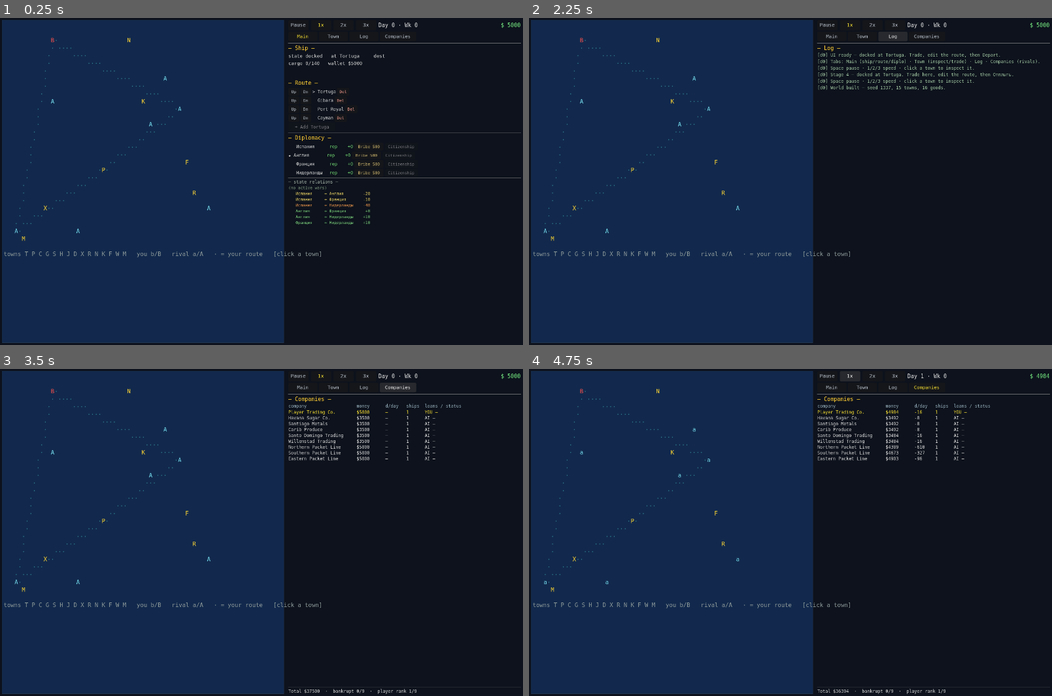
Above: before the commit, frames 1-4 (two rows, left to right).
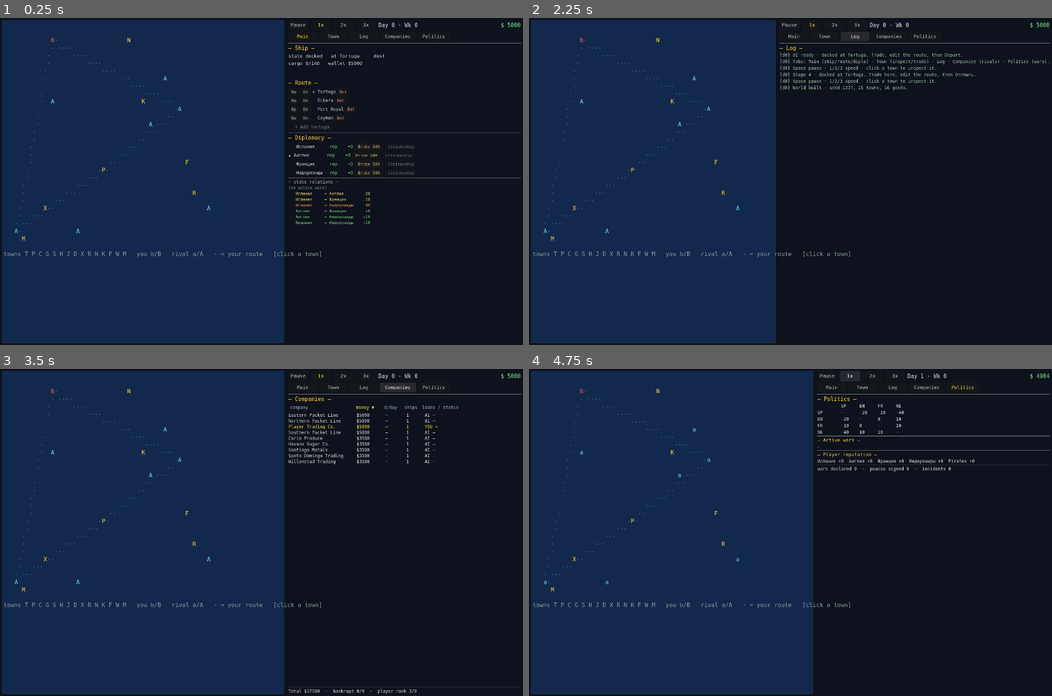
Above: after the commit, the same moments.

Repository: Xilleet/caribbean_trade
Game: Godot game, scene res://main.tscn
Same seed, same stepped clock (60 frames per second), same inputs: the game is played once before the commit and once after it.
Inputs (mouse positions are in pixels of both pictures, inside the frame that each line leads up to):
- Up to frame 1 (0.25 s): no input
- Up to frame 2 (2.25 s): click "Main" at 0.5 s; click "Town" at 1.25 s; click "Log" at 2 s
- Up to frame 3 (3.5 s): click "Companies" at 2.75 s
- Up to frame 4 (4.75 s): click (963, 388) at 3.5 s, where only the run after the commit has a clickable "Politics"; click "1x" at 4.25 s

The runs differ from the first frame. In frame 1, less than 0.1% of the frame differs, in the area x 80-85%, y 5-7%; in frame 2, 8.5%, in the area x 47-100%, y 0-100%; in frame 3, 1.3%; in frame 4, 1.5%.

Commit message:
add Politics screen

Diff:
--- a/ui/game_ui.gd
+++ b/ui/game_ui.gd
@@ -1,11 +1,11 @@
 extends Control
 
-## Stage UI-4 game_ui — the right-column controller with a 4-page tab switch.
+## Stage UI-4 game_ui — the right-column controller with a 5-page tab switch.
 ##
 ## UI-1 split the static parts into scenes (hud/town_panel/event_log/world_map)
 ## and UI-1-fix made their roots real Containers so they lay out. UI-3 added a
 ## 3-button tab bar (Main/Town/Log) so the player navigates between views
-## instead of scrolling one giant column. UI-4 adds the first aggregate screen:
+## instead of scrolling one giant column. UI-4 adds two aggregate screens:
 ##
 ##   Main page      — Ship readout + Route + Diplomacy (the player's daily ops).
 ##                   Route/Diplo are still built in code here; a later stage will
@@ -16,16 +16,20 @@
 ##                   itself), keeps buffering while hidden.
 ##   Companies page — CompaniesPanel. Self-contained (subscribes to
 ##                   EventBus.day_advanced itself). Lists every company in the
-##                   world with money / day-delta / fleet / loans / bankrupt —
-##                   the first screen that shows the competition, which the old
-##                   UI never exposed.
+##                   world with money / day-delta / fleet / loans / bankrupt,
+##                   sortable by clicking the column headers.
+##   Politics page  — PoliticsPanel. Self-contained (subscribes to
+##                   EventBus.day_advanced itself). 4x4 state relations matrix,
+##                   active wars list, player reputation, war/peace/incident
+##                   counters — the diplomatic overview the old Diplo section
+##                   (per-state player rep only) never gave.
 ##
 ## HUD stays visible on every page (speed/day/money are global). Selecting a
 ## town or docking flips to the Town page automatically; the tab buttons are
-## the way back to Main / Log / Companies. Companies is an overview screen, so
-## it is never auto-selected. No economic state is held here — same reads
-## (WorldState / SimulationClock) and same EventBus emissions as before, so
-## determinism and money conservation are unaffected.
+## the way back to Main / Log / Companies / Politics. Companies and Politics
+## are overview screens, so they are never auto-selected. No economic state is
+## held here — same reads (WorldState / SimulationClock) and same EventBus
+## emissions as before, so determinism and money conservation are unaffected.
 ##
 ## The public surface main.gd / AsciiMap relied on is unchanged: select_town
 ## and the _on_* signal handlers.
@@ -34,6 +38,7 @@
 const TAB_TOWN: int = 1
 const TAB_LOG: int = 2
 const TAB_COMPANIES: int = 3
+const TAB_POLITICS: int = 4
 
 var _controller: Node = null          # the Main root node (owns the engine)
 var _selected_town: String = "tortuga"
@@ -42,16 +47,18 @@
 # Static view nodes from the scene (sub-scene internals via their scripts).
 # Stage UI-3: TownPanel and EventLog moved under Pages/{TownPage,LogPage};
 # Ship/Route/Diplo moved under Pages/MainPage. UI-4: CompaniesPanel under
-# Pages/CompaniesPage.
+# Pages/CompaniesPage, PoliticsPanel under Pages/PoliticsPage.
 @onready var _hud: Control = $Split/Right/HUD
 @onready var _tab_main_btn: Button = %TabMain
 @onready var _tab_town_btn: Button = %TabTown
 @onready var _tab_log_btn: Button = %TabLog
 @onready var _tab_companies_btn: Button = %TabCompanies
+@onready var _tab_politics_btn: Button = %TabPolitics
 @onready var _main_page: VBoxContainer = %MainPage
 @onready var _town_page: VBoxContainer = %TownPage
 @onready var _log_page: VBoxContainer = %LogPage
 @onready var _companies_page: VBoxContainer = %CompaniesPage
+@onready var _politics_page: VBoxContainer = %PoliticsPage
 @onready var _town_panel: Control = $Split/Right/Pages/TownPage/TownPanel
 @onready var _ship_body: Label = %ShipBody
 @onready var _route_panel: VBoxContainer = %RouteSlot
@@ -78,14 +85,16 @@
 	_ship_body.add_theme_color_override("font_color", Color(0.85, 0.85, 0.85))
 	_ship_body.custom_minimum_size = Vector2(0.0, 70.0)
 	# UI-3: theme the tab buttons (same font/size as HUD speed buttons) and wire
-	# them. Active-tab highlight is applied by _set_tab. UI-4 adds Companies.
-	for b in [_tab_main_btn, _tab_town_btn, _tab_log_btn, _tab_companies_btn]:
+	# them. Active-tab highlight is applied by _set_tab. UI-4 adds Companies +
+	# Politics.
+	for b in [_tab_main_btn, _tab_town_btn, _tab_log_btn, _tab_companies_btn, _tab_politics_btn]:
 		b.add_theme_font_override("font", f)
 		b.add_theme_font_size_override("font_size", 13)
 	_tab_main_btn.pressed.connect(_set_tab.bind(TAB_MAIN))
 	_tab_town_btn.pressed.connect(_set_tab.bind(TAB_TOWN))
 	_tab_log_btn.pressed.connect(_set_tab.bind(TAB_LOG))
 	_tab_companies_btn.pressed.connect(_set_tab.bind(TAB_COMPANIES))
+	_tab_politics_btn.pressed.connect(_set_tab.bind(TAB_POLITICS))
 	# The AsciiMap is now a sub-scene; wire its town_selected signal here (it
 	# used to be wired in _build_layout right after .new()).
 	var map: AsciiMap = $Split/WorldMap
@@ -100,7 +109,7 @@
 	_refresh_all()
 	_set_tab(TAB_MAIN)
 	EventBus.message.emit("UI ready — docked at Tortuga. Trade, edit the route, then Depart.")
-	EventBus.message.emit("Tabs: Main (ship/route/diplo) · Town (inspect/trade) · Log · Companies (rivals).")
+	EventBus.message.emit("Tabs: Main (ship/route/diplo) · Town (inspect/trade) · Log · Companies (rivals) · Politics (wars).")
 	EventBus.message.emit("Space pause · 1/2/3 speed · click a town to inspect it.")
 
 # -------------------------------------------------------------- tab switching --
@@ -114,6 +123,7 @@
 	_town_page.visible = (idx == TAB_TOWN)
 	_log_page.visible = (idx == TAB_LOG)
 	_companies_page.visible = (idx == TAB_COMPANIES)
+	_politics_page.visible = (idx == TAB_POLITICS)
 	var active_color := Color(1.0, 0.9, 0.2)
 	var idle_color := Color(0.75, 0.78, 0.82)
 	_tab_main_btn.add_theme_color_override("font_color",
@@ -124,6 +134,8 @@
 			active_color if idx == TAB_LOG else idle_color)
 	_tab_companies_btn.add_theme_color_override("font_color",
 			active_color if idx == TAB_COMPANIES else idle_color)
+	_tab_politics_btn.add_theme_color_override("font_color",
+			active_color if idx == TAB_POLITICS else idle_color)
 
 # ----------------------------------------------------------------- public api --
 
--- a/ui/game_ui.tscn
+++ b/ui/game_ui.tscn
@@ -6,6 +6,7 @@
 [ext_resource type="PackedScene" path="res://ui/panels/town_panel.tscn" id="4_townpanel"]
 [ext_resource type="PackedScene" path="res://ui/log/event_log.tscn" id="5_eventlog"]
 [ext_resource type="PackedScene" path="res://ui/panels/companies_panel.tscn" id="6_companies"]
+[ext_resource type="PackedScene" path="res://ui/panels/politics_panel.tscn" id="7_politics"]
 
 [node name="GameUI" type="Control"]
 script = ExtResource("1_gameui")
@@ -62,6 +63,11 @@
 unique_name_in_owner = true
 text = "Companies"
 custom_minimum_size = Vector2(100, 26)
+
+[node name="TabPolitics" type="Button" parent="Split/Right/TabBar"]
+unique_name_in_owner = true
+text = "Politics"
+custom_minimum_size = Vector2(90, 26)
 
 [node name="Sep1" type="HSeparator" parent="Split/Right"]
 theme_override_constants/separation = 2
@@ -131,3 +137,13 @@
 
 [node name="CompaniesPanel" parent="Split/Right/Pages/CompaniesPage" instance=ExtResource("6_companies")]
 size_flags_vertical = 3
+
+[node name="PoliticsPage" type="VBoxContainer" parent="Split/Right/Pages"]
+unique_name_in_owner = true
+visible = false
+size_flags_horizontal = 3
+size_flags_vertical = 3
+theme_override_constants/separation = 4
+
+[node name="PoliticsPanel" parent="Split/Right/Pages/PoliticsPage" instance=ExtResource("7_politics")]
+size_flags_vertical = 3
--- a/ui/panels/companies_panel.gd
+++ b/ui/panels/companies_panel.gd
@@ -12,9 +12,26 @@
 ## Pure view over WorldState.companies — reads, never mutates — so determinism
 ## and money conservation are unaffected. No history is kept here; the panel
 ## always shows the current snapshot (money/loans change daily, fleet rarely).
+##
+## Sorting: the column headers are buttons. Clicking a header sorts by that
+## column; clicking the same header again flips asc/desc. Default is money
+## desc (richest first), so the player sees the leaderboard immediately. The
+## chosen sort survives daily refreshes — _sort_key/_sort_desc are kept across
+## rebuilds. Bankrupt companies sort to the bottom under any key (a bust shop
+## is never the "leader" of anything), which keeps the active companies in view.
+
+const SORT_NAME := 0
+const SORT_MONEY := 1
+const SORT_DELTA := 2
+const SORT_SHIPS := 3
+const SORT_LOANS := 4
 
 @onready var _title: Label = %Title
-@onready var _header: Label = %Header
+@onready var _h_name: Button = %HName
+@onready var _h_money: Button = %HMoney
+@onready var _h_delta: Button = %HDelta
+@onready var _h_ships: Button = %HShips
+@onready var _h_loans: Button = %HLoans
 @onready var _list: VBoxContainer = %List
 @onready var _summary: Label = %Summary
 
@@ -24,34 +41,92 @@
 const COL_SHIPS := 7
 const COL_LOANS := 18
 
+var _sort_key: int = SORT_MONEY
+var _sort_desc: bool = true
+
 func _ready() -> void:
 	var f := UITheme.load_font()
-	for l in [_title, _header, _summary]:
-		l.add_theme_font_override("font", f)
-		l.add_theme_color_override("font_color", Color(1.0, 0.8, 0.2))
+	_title.add_theme_font_override("font", f)
 	_title.add_theme_font_size_override("font_size", 15)
-	_header.add_theme_font_size_override("font_size", 12)
-	_header.add_theme_color_override("font_color", Color(0.6, 0.7, 0.75))
+	_title.add_theme_color_override("font_color", Color(1.0, 0.8, 0.2))
+	_summary.add_theme_font_override("font", f)
 	_summary.add_theme_font_size_override("font_size", 12)
 	_summary.add_theme_color_override("font_color", Color(0.85, 0.85, 0.85))
-	_header.text = _pad(COL_NAME, "company") + _pad(COL_MONEY, "money") \
-			+ _pad(COL_DELTA, "d/day") + _pad(COL_SHIPS, "ships") \
-			+ _padl(COL_LOANS, "loans / status")
+	# Header buttons: monospace, small, fixed-width so they line up with the
+	# rows below. Each shows the column title + a direction marker (▼/▲) for
+	# the active sort, set by _update_header_markers().
+	for b in [_h_name, _h_money, _h_delta, _h_ships, _h_loans]:
+		b.add_theme_font_override("font", f)
+		b.add_theme_font_size_override("font_size", 12)
+		b.add_theme_color_override("font_color", Color(0.6, 0.7, 0.75))
+		b.flat = true
+		b.alignment = HORIZONTAL_ALIGNMENT_LEFT
+	_h_name.custom_minimum_size = Vector2(COL_NAME * 7, 18)
+	_h_money.custom_minimum_size = Vector2(COL_MONEY * 7, 18)
+	_h_delta.custom_minimum_size = Vector2(COL_DELTA * 7, 18)
+	_h_ships.custom_minimum_size = Vector2(COL_SHIPS * 7, 18)
+	_h_loans.custom_minimum_size = Vector2(COL_LOANS * 7, 18)
+	_h_name.pressed.connect(_sort_by.bind(SORT_NAME))
+	_h_money.pressed.connect(_sort_by.bind(SORT_MONEY))
+	_h_delta.pressed.connect(_sort_by.bind(SORT_DELTA))
+	_h_ships.pressed.connect(_sort_by.bind(SORT_SHIPS))
+	_h_loans.pressed.connect(_sort_by.bind(SORT_LOANS))
+	_update_header_markers()
 	EventBus.day_advanced.connect(_on_day_advanced)
 	refresh()
+
+# Header click handler. Same column + same direction request flips asc/desc;
+# a different column keeps the current direction (money defaults to desc,
+# name to asc — see _default_desc_for). Marks the new active header and
+# rebuilds.
+func _sort_by(key: int) -> void:
+	if key == _sort_key:
+		_sort_desc = not _sort_desc
+	else:
+		_sort_key = key
+		_sort_desc = _default_desc_for(key)
+	_update_header_markers()
+	refresh()
+
+# money/ships/loans are "more is better" — default desc. name/delta default asc
+# (alphabetical / chronological). Matches what a glance at a leaderboard reads.
+func _default_desc_for(key: int) -> bool:
+	return key in [SORT_MONEY, SORT_SHIPS, SORT_LOANS]
+
+# Put a ▼ (desc) / ▲ (asc) marker on the active header and strip it from the
+# rest, so the current sort is visible at a glance.
+func _update_header_markers() -> void:
+	var down := " ▼"
+	var up := " ▲"
+	var markers := {
+		SORT_NAME: ["company", _h_name],
+		SORT_MONEY: ["money", _h_money],
+		SORT_DELTA: ["d/day", _h_delta],
+		SORT_SHIPS: ["ships", _h_ships],
+		SORT_LOANS: ["loans / status", _h_loans],
+	}
+	for k in markers.keys():
+		var base: String = markers[k][0]
+		var btn: Button = markers[k][1]
+		if k == _sort_key:
+			btn.text = base + (down if _sort_desc else up)
+			btn.add_theme_color_override("font_color", Color(1.0, 0.9, 0.2))
+		else:
+			btn.text = base
+			btn.add_theme_color_override("font_color", Color(0.6, 0.7, 0.75))
 
 # Day tick — companies' money/loans change daily; fleet changes rarely. A daily
 # rebuild is cheap (9 rows) and keeps the screen in sync with the wallet.
 func _on_day_advanced(_day: int) -> void:
 	refresh()
 
-# Rebuild the list. Freeing the old rows and re-adding keeps the row count
-# correct if a company ever appears or disappears (today the set is fixed
-# from build_world, but this is the same pattern the trade/route panels use).
+# Rebuild the list. Sort by the current key/direction, with bankrupt companies
+# pushed to the bottom (they never lead the leaderboard under any sort).
 func refresh() -> void:
 	for c in _list.get_children():
 		c.queue_free()
-	var companies: Array = WorldState.companies
+	var companies: Array = WorldState.companies.duplicate()
+	companies.sort_custom(_cmp)
 	var total_money := 0.0
 	var bankrupt_count := 0
 	var player_money := 0.0
@@ -64,15 +139,54 @@
 		if not co.is_ai:
 			player_money = co.money
 		elif co.money > player_money:
-			# player_money is set on the first (player) row; for AI rows after it,
-			# this counts who is strictly richer. (Player is always first in the
-			# list — build_world appends it before the AI companies.)
+			# player_money is set when the player row is reached; this counts AI
+			# companies strictly richer than the player regardless of sort order.
 			richer_than_player += 1
-		var row := _row_for(co)
-		_list.add_child(row)
+		# make_label already add_child's to _list; no second add_child here.
+		_row_for(co)
 	var player_rank := richer_than_player + 1
 	_summary.text = "Total $%d  ·  bankrupt %d/%d  ·  player rank %d/%d" \
 			% [int(total_money), bankrupt_count, total, player_rank, total]
+
+# Sort comparator. Bankrupt sorts last under every key; within the same key,
+# ties fall back to money desc so the order is stable and meaningful.
+# sort_custom expects true when `a` should come BEFORE `b`: for desc we want
+# larger first (a before b iff a > b), for asc we want smaller first.
+func _cmp(a: Company, b: Company) -> bool:
+	if a.bankrupt != b.bankrupt:
+		return not a.bankrupt
+	var av: float = _sort_value(a)
+	var bv: float = _sort_value(b)
+	if _sort_key == SORT_NAME:
+		# lexicographic; asc = A..Z, desc = Z..A
+		if a.name != b.name:
+			return a.name < b.name if not _sort_desc else a.name > b.name
+	else:
+		if av != bv:
+			return av > bv if _sort_desc else av < bv
+	# tie-break: money desc keeps a deterministic, leaderboard-like order
+	if a.money != b.money:
+		return a.money > b.money
+	return a.name < b.name
+
+# Numeric value used for sorting a company under the current key. Name uses
+# lexicographic compare directly in _cmp (returns 0/0 here so the tie-break
+# path handles it) — keeping this float-only avoids string/float branching.
+func _sort_value(co: Company) -> float:
+	match _sort_key:
+		SORT_MONEY:
+			return co.money
+		SORT_DELTA:
+			return co.money - co.last_day_money if co.last_day_money != 0.0 else 0.0
+		SORT_SHIPS:
+			return float(co.ship_ids.size())
+		SORT_LOANS:
+			var total := 0.0
+			for k in co.loans.keys():
+				total += float(co.loans[k])
+			return total
+		_:
+			return 0.0
 
 # One row per company. Monospace columns so the numbers line up. The player's
 # row is highlighted gold; bankrupt rows are dimmed red; AI rows neutral.
--- a/ui/panels/companies_panel.tscn
+++ b/ui/panels/companies_panel.tscn
@@ -10,8 +10,29 @@
 unique_name_in_owner = true
 text = "— Companies —"
 
-[node name="Header" type="Label" parent="."]
+[node name="Header" type="HBoxContainer" parent="."]
 unique_name_in_owner = true
+theme_override_constants/separation = 0
+
+[node name="HName" type="Button" parent="Header"]
+unique_name_in_owner = true
+text = "company"
+
+[node name="HMoney" type="Button" parent="Header"]
+unique_name_in_owner = true
+text = "money"
+
+[node name="HDelta" type="Button" parent="Header"]
+unique_name_in_owner = true
+text = "d/day"
+
+[node name="HShips" type="Button" parent="Header"]
+unique_name_in_owner = true
+text = "ships"
+
+[node name="HLoans" type="Button" parent="Header"]
+unique_name_in_owner = true
+text = "loans / status"
 
 [node name="List" type="VBoxContainer" parent="."]
 unique_name_in_owner = true
--- /dev/null
+++ b/ui/panels/politics_panel.gd
@@ -0,0 +1,166 @@
+extends VBoxContainer
+
+## Stage UI-4 PoliticsPanel — the "— Politics —" aggregate screen.
+##
+## Shows the diplomatic state of the four colonial powers at a glance:
+##   - a 4x4 relations matrix (state pairs, [-100,+100], colour-coded),
+##   - the list of active wars (the two belligerents + days-left countdown),
+##   - the player's reputation with each state and with the pirates,
+##   - the running war/peace/incident counters from WarSystem.
+##
+## Self-contained like EventLog and CompaniesPanel: subscribes to
+## EventBus.day_advanced itself and rebuilds. Pure view over WorldState +
+## WarSystem — reads, never mutates — so determinism and money conservation
+## are unaffected. No history is kept; the panel always shows the current
+## snapshot (relations shift weekly in WarSystem.roll_weekly, wars end on a
+## daily countdown, counters are monotonic running totals).
+
+@onready var _title: Label = %Title
+@onready var _matrix: Label = %Matrix
+@onready var _wars_header: Label = %WarsHeader
+@onready var _wars: VBoxContainer = %Wars
+@onready var _rep_header: Label = %RepHeader
+@onready var _rep: Label = %Rep
+@onready var _counters: Label = %Counters
+
+func _ready() -> void:
+	var f := UITheme.load_font()
+	for l in [_title, _matrix, _wars_header, _rep_header, _rep, _counters]:
+		l.add_theme_font_override("font", f)
+		l.add_theme_color_override("font_color", Color(1.0, 0.8, 0.2))
+	_title.add_theme_font_size_override("font_size", 15)
+	_matrix.add_theme_font_size_override("font_size", 12)
+	_matrix.add_theme_color_override("font_color", Color(0.85, 0.85, 0.85))
+	_wars_header.add_theme_font_size_override("font_size", 13)
+	_wars_header.add_theme_color_override("font_color", Color(1.0, 0.8, 0.2))
+	_rep_header.add_theme_font_size_override("font_size", 13)
+	_rep_header.add_theme_color_override("font_color", Color(1.0, 0.8, 0.2))
+	_rep.add_theme_font_size_override("font_size", 12)
+	_rep.add_theme_color_override("font_color", Color(0.85, 0.85, 0.85))
+	_counters.add_theme_font_size_override("font_size", 12)
+	_counters.add_theme_color_override("font_color", Color(0.85, 0.85, 0.85))
+	EventBus.day_advanced.connect(_on_day_advanced)
+	refresh()
+
+func _on_day_advanced(_day: int) -> void:
+	refresh()
+
+# Rebuild everything. Freeing the old war rows and re-adding keeps the list
+# correct when wars start or end. The matrix/rep/counters are plain labels, so
+# they just get new text.
+func refresh() -> void:
+	for c in _wars.get_children():
+		c.queue_free()
+	_render_matrix()
+	_render_wars()
+	_render_rep()
+	_render_counters()
+
+# 4x4 relations matrix. Rows = state A, cols = state B. Diagonal is "—"
+# (a state's relation with itself). Cells show the integer value, colour-coded
+# by how hostile the pair is. Wars override the colour to bright red and the
+# value to "WAR". Header row/column use the state's short (2-letter) name.
+func _render_matrix() -> void:
+	var states: Array = WorldState.states
+	var shorts: Array[String] = []
+	for s in states:
+		shorts.append(String(s.id).substr(0, 2).to_upper())
+	var col_w := 7
+	# Header row: "    " under the row-label column, then one cell per state.
+	var lines: Array[String] = []
+	var hdr := _pad(col_w + 2, "")
+	for sh in shorts:
+		hdr += _pad(col_w, sh)
+	lines.append(hdr)
+	for i in states.size():
+		var a: State = states[i]
+		var row := _pad(col_w + 2, shorts[i])
+		for j in states.size():
+			if i == j:
+				row += _pad(col_w, "—")
+			else:
+				var b: State = states[j]
+				var rel := WorldState.get_relation(a.id, b.id)
+				var cell := "%d" % int(rel)
+				if WorldState.at_war(a.id, b.id):
+					cell = "WAR"
+				row += _pad(col_w, cell)
+		lines.append(row)
+	_matrix.text = "\n".join(PackedStringArray(lines))
+
+# Active wars list. One row per ActiveWar: "ENG vs SPA  ·  WAR  ·  N days left"
+# (or "indefinite" if days_left == -1, which only tests use). Empty list shows
+# a single "—" row so the section is never blank.
+func _render_wars() -> void:
+	var wars: Array = WorldState.active_wars
+	if wars.is_empty():
+		UITheme.make_label(_wars, "—", 12, Color(0.6, 0.6, 0.6))
+		return
+	for w in wars:
+		var a: State = WorldState.get_state(w.state_a)
+		var b: State = WorldState.get_state(w.state_b)
+		var an: String = a.name if a != null else w.state_a
+		var bn: String = b.name if b != null else w.state_b
+		var dl: String
+		if w.days_left < 0:
+			dl = "indefinite"
+		else:
+			dl = "%d days left" % w.days_left
+		var text := "%s vs %s  ·  %s" % [an, bn, dl]
+		UITheme.make_label(_wars, text, 12, Color(1.0, 0.4, 0.4))
+
+# Player reputation: one line per state + the pirates row. Colour matches the
+# matrix scale (hostile red, neutral grey, friendly green) so the player's
+# standing reads at a glance.
+func _render_rep() -> void:
+	var parts: Array[String] = []
+	for s in WorldState.states:
+		var r := WorldState.get_player_rep(s.id)
+		parts.append("%s %+d" % [s.name, int(r)])
+	var pr := WorldState.get_player_rep("pirates")
+	parts.append("Pirates %+d" % int(pr))
+	_rep.text = "  ".join(PackedStringArray(parts))
+
+# Running war/peace/incident counters from WarSystem. These are monotonic totals
+# since game start (kept on the WarSystem instance owned by SimulationEngine,
+# which is owned by Main). Shown as a single summary line.
+func _render_counters() -> void:
+	var ws := _get_war_system()
+	if ws == null:
+		_counters.text = "wars —  ·  peaces —  ·  incidents —"
+		return
+	_counters.text = "wars declared %d  ·  peaces signed %d  ·  incidents %d" \
+			% [ws.wars_declared, ws.peaces_signed, ws.incidents]
+
+# Reach the WarSystem instance: it lives on SimulationEngine, which lives on
+# Main (the scene root in the real game). We look up the node named "Main"
+# anywhere in the tree (a shallow root-child scan in the real game, where Main
+# is the scene root; a depth-first walk otherwise so test scenes that mount
+# the panel under a differently-named root still find it). Private fields are
+# reachable by direct access in GDScript; if the engine is not ready yet
+# (shouldn't happen — UI _ready fires after _enter_tree builds the world), we
+# return null and the counters show "—".
+func _get_war_system() -> WarSystem:
+	var main: Node = _find_node(get_tree().root, "Main")
+	if main == null:
+		return null
+	var engine = main.get("_engine")
+	if engine == null:
+		return null
+	return engine.war_system
+
+func _find_node(root: Node, name: String) -> Node:
+	if root.name == name:
+		return root
+	for c in root.get_children():
+		var found := _find_node(c, name)
+		if found != null:
+			return found
+	return null
+
+# Left-pad `s` into a field of width `w` (monospace, so the matrix columns line
+# up). Trailing space keeps cells from touching the next.
+func _pad(w: int, s: String) -> String:
+	if s.length() >= w:
+		return s + " "
+	return s + " ".repeat(w - s.length())
--- /dev/null
+++ b/ui/panels/politics_panel.tscn
@@ -0,0 +1,41 @@
+[gd_scene load_steps=2 format=3]
+
+[ext_resource type="Script" path="res://ui/panels/politics_panel.gd" id="1_po"]
+
+[node name="PoliticsPanel" type="VBoxContainer"]
+script = ExtResource("1_po")
+theme_override_constants/separation = 2
+
+[node name="Title" type="Label" parent="."]
+unique_name_in_owner = true
+text = "— Politics —"
+
+[node name="Matrix" type="Label" parent="."]
+unique_name_in_owner = true
+
+[node name="Sep1" type="HSeparator" parent="."]
+theme_override_constants/separation = 2
+
+[node name="WarsHeader" type="Label" parent="."]
+unique_name_in_owner = true
+text = "— Active wars —"
+
+[node name="Wars" type="VBoxContainer" parent="."]
+unique_name_in_owner = true
+theme_override_constants/separation = 1
+
+[node name="Sep2" type="HSeparator" parent="."]
+theme_override_constants/separation = 2
+
+[node name="RepHeader" type="Label" parent="."]
+unique_name_in_owner = true
+text = "— Player reputation —"
+
+[node name="Rep" type="Label" parent="."]
+unique_name_in_owner = true
+
+[node name="Sep3" type="HSeparator" parent="."]
+theme_override_constants/separation = 2
+
+[node name="Counters" type="Label" parent="."]
+unique_name_in_owner = true
Not shown: 1 places in ui/game_ui.tscn that only renumber resources
